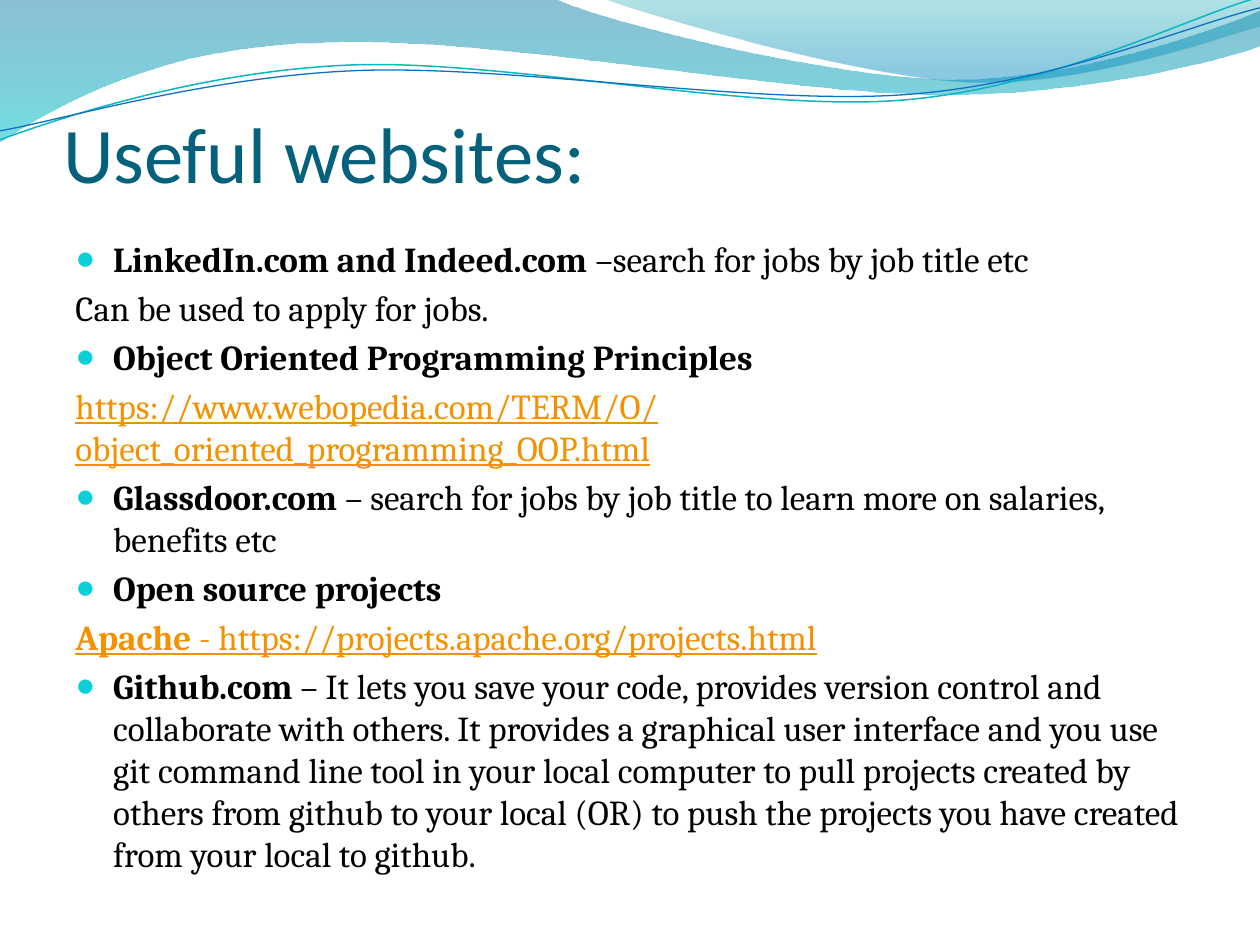
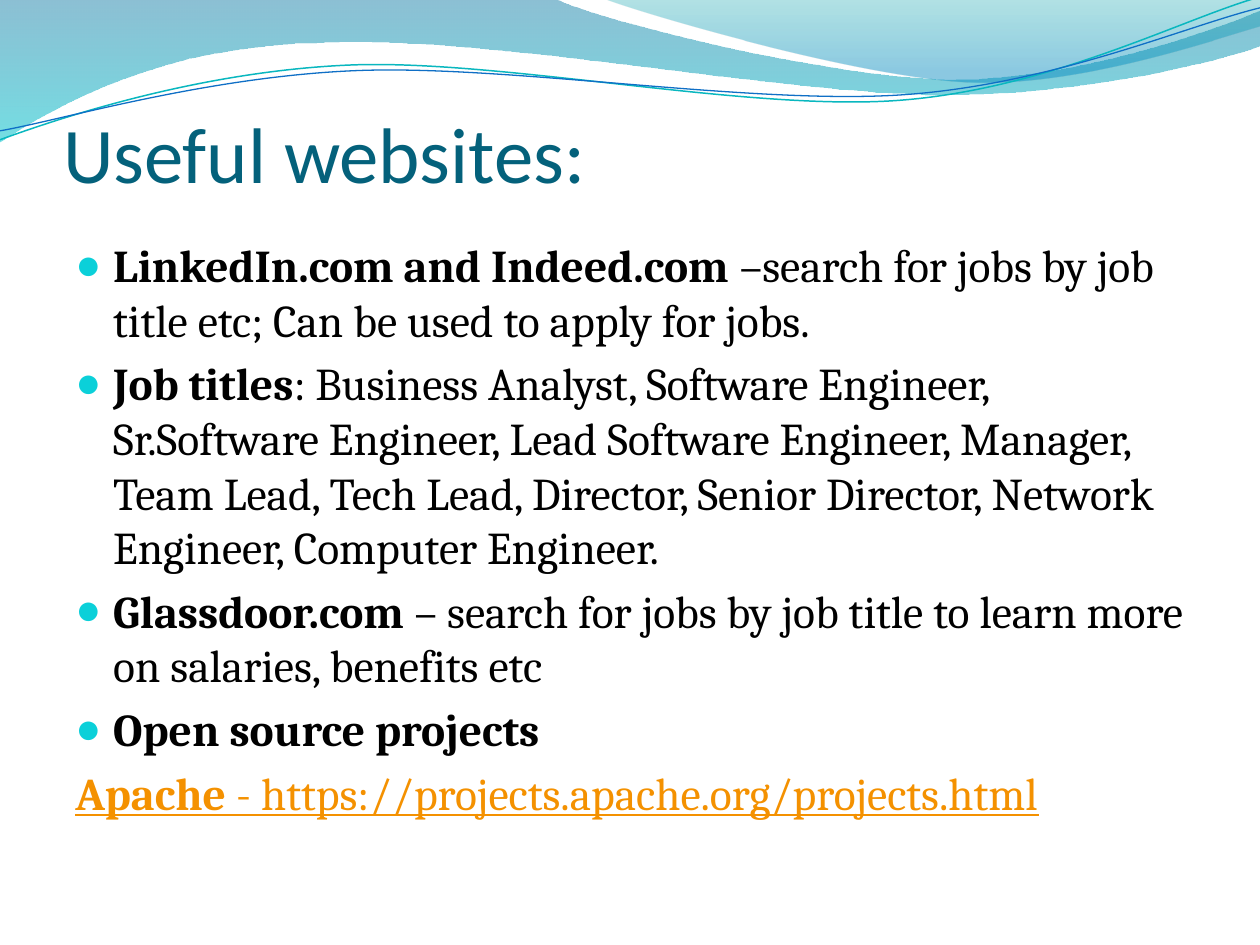
Before and after one commit to rkavitha/PresentationOnITIndustry, a slide deck: slide 13 of IT Industry.pptx. Drawn at 1260x945 pixels with LibreOffice and Linux fonts; fonts in the diff are those of the drawing; background and template pictures are left out. Boxes give left, top, right and bottom in pixels: in the first picture for what was removed or moved away, otherwise in the second. Text is boxed around its words. In the diff, an @@ line names an element or a change of style, - is before the commit and + after.

Commit message:
FinalChanges

```diff
--- a/IT Industry.pptx
+++ b/IT Industry.pptx
@@ text at (113, 249, 1154, 574): text changed; size 20 to 26 pt @@
-● LinkedIn.com and Indeed.com –search for jobs by job title etc
-Can be used to apply for jobs.
-● Object Oriented Programming Principles
-https://www.webopedia.com/TERM/O/object_oriented_programming_OOP.html
+● LinkedIn.com and Indeed.com –search for jobs by job title etc; Can be used to apply for jobs.
+● Job titles: Business Analyst, Software Engineer, Sr.Software Engineer, Lead Software Engineer, Manager, Team Lead, Tech Lead, Director, Senior Director, Network Engineer, Computer Engineer.
@@ text at (75, 595, 1183, 820): size 20 to 26 pt in "Glassdoor.com – search for jobs by job ...", "Open source projects", "Apache - https://projects.apache.org/projects.html"; more space between paragraphs @@
@@ text at (113, 674, 1179, 875): paragraph removed @@
-● Github.com – It lets you save your code, provides version control and collaborate with others. It provides a graphical user interface and you use git command line tool in your local computer to pull projects created by others from github to your local (OR) to push the projects you have created from your local to github.
```
Also in this commit, not shown: 11 other slides changed.
